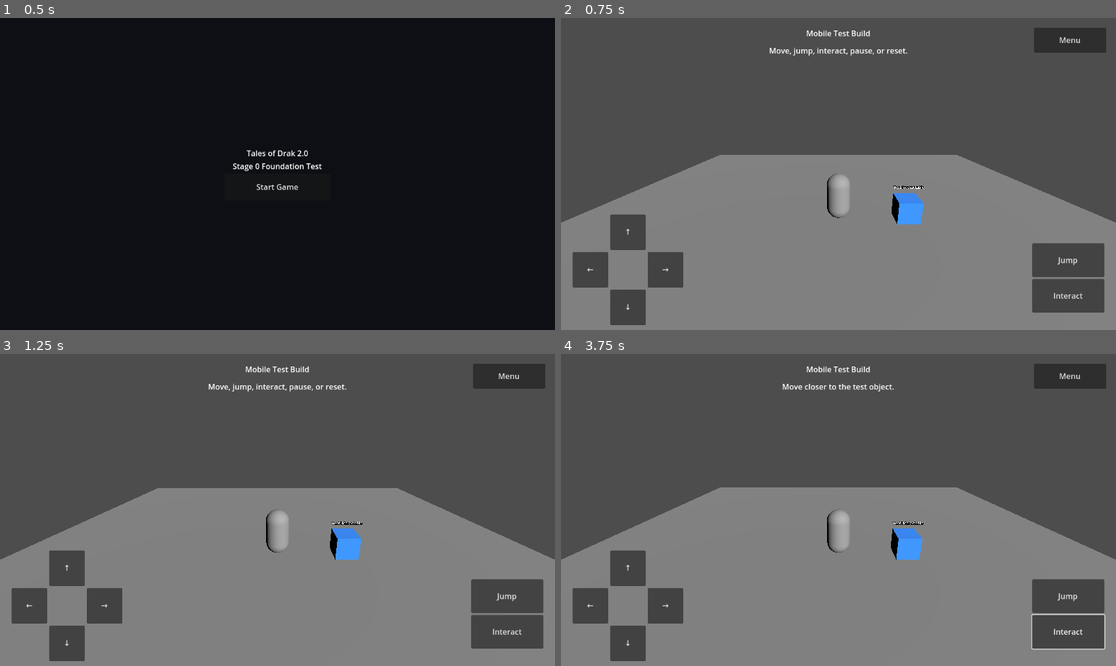
Above: before the commit, frames 1-4 (two rows, left to right).
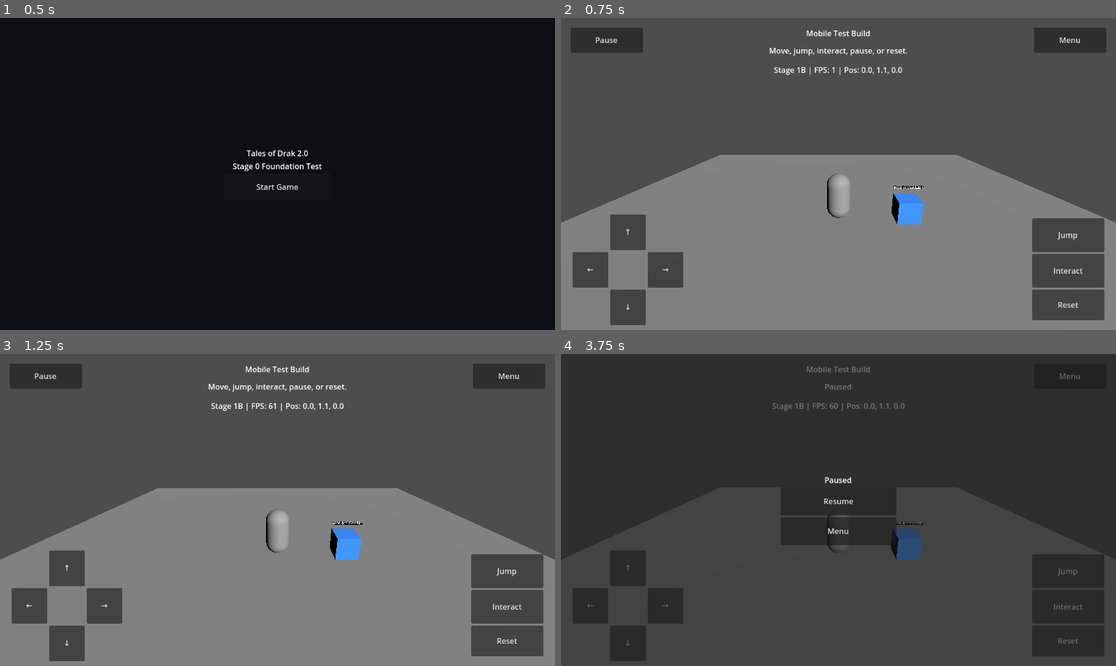
Above: after the commit, the same moments.

Repository: tristanvickery20/Tales-of-Drak-2.0
Game: Godot game, scene res://scenes/main_menu/main_menu.tscn
The game is run twice, just before and just after one commit, with the same random seed, the same clock (stepped at 60 frames per second) and the same inputs.
Inputs (mouse positions are in pixels of both pictures, inside the frame that each line leads up to):
- Up to frame 1 (0.5 s): no input
- Up to frame 2 (0.75 s): click "Start Game" at 0.5 s
- Up to frame 3 (1.25 s): no input
- Up to frame 4 (3.75 s): click "Menu" at 1.25 s; click "Start Game" at 2 s; click (1066, 641) at 2.75 s, where only the run after the commit has a clickable "Reset"; click (605, 375) at 3.5 s, where only the run after the commit has a clickable "Pause"

Frame 1 is identical in both runs. In frame 2, 3.0% of the frame differs, in the area x 1-98%, y 3-97%; in frame 3, 3.0%; in frame 4, 97%, in the area x 0-100%, y 0-100%.

Commit message:
Finish mobile debug pause reset shell

Diff:
--- a/scripts/mobile_test_controls.gd
+++ b/scripts/mobile_test_controls.gd
@@ -12,6 +12,10 @@
 var _paused := false
 
 func _ready() -> void:
+	process_mode = Node.PROCESS_MODE_ALWAYS
+	_ensure_mobile_debug_controls_exist()
+	_refresh_optional_nodes()
+
 	_connect_button("Controls/MovePad/UpButton", Vector2(0, -1))
 	_connect_button("Controls/MovePad/DownButton", Vector2(0, 1))
 	_connect_button("Controls/MovePad/LeftButton", Vector2(-1, 0))
@@ -53,6 +57,84 @@
 
 	if debug_label != null and player != null and player.has_method("get_debug_summary"):
 		debug_label.text = str(player.get_debug_summary())
+
+func _ensure_mobile_debug_controls_exist() -> void:
+	var controls := get_node_or_null("Controls") as Control
+	if controls == null:
+		return
+
+	if get_node_or_null("Controls/DebugLabel") == null:
+		var new_debug_label := Label.new()
+		new_debug_label.name = "DebugLabel"
+		new_debug_label.set_anchors_preset(Control.PRESET_TOP_WIDE)
+		new_debug_label.offset_left = 20.0
+		new_debug_label.offset_top = 96.0
+		new_debug_label.offset_right = -20.0
+		new_debug_label.offset_bottom = 130.0
+		new_debug_label.horizontal_alignment = HORIZONTAL_ALIGNMENT_CENTER
+		new_debug_label.text = "Stage 1B debug ready"
+		controls.add_child(new_debug_label)
+
+	if get_node_or_null("Controls/PauseButton") == null:
+		var new_pause_button := Button.new()
+		new_pause_button.name = "PauseButton"
+		new_pause_button.custom_minimum_size = Vector2(150, 52)
+		new_pause_button.set_anchors_preset(Control.PRESET_TOP_LEFT)
+		new_pause_button.offset_left = 20.0
+		new_pause_button.offset_top = 20.0
+		new_pause_button.offset_right = 170.0
+		new_pause_button.offset_bottom = 72.0
+		new_pause_button.text = "Pause"
+		controls.add_child(new_pause_button)
+
+	var action_buttons := get_node_or_null("Controls/ActionButtons") as VBoxContainer
+	if action_buttons != null and get_node_or_null("Controls/ActionButtons/ResetButton") == null:
+		var reset_button := Button.new()
+		reset_button.name = "ResetButton"
+		reset_button.custom_minimum_size = Vector2(150, 64)
+		reset_button.text = "Reset"
+		action_buttons.add_child(reset_button)
+
+	if get_node_or_null("Controls/PausePanel") == null:
+		var panel := Panel.new()
+		panel.name = "PausePanel"
+		panel.set_anchors_preset(Control.PRESET_FULL_RECT)
+		panel.visible = false
+		controls.add_child(panel)
+
+		var box := VBoxContainer.new()
+		box.name = "PanelBox"
+		box.set_anchors_preset(Control.PRESET_CENTER)
+		box.offset_left = -120.0
+		box.offset_top = -90.0
+		box.offset_right = 120.0
+		box.offset_bottom = 90.0
+		box.alignment = BoxContainer.ALIGNMENT_CENTER
+		panel.add_child(box)
+
+		var title := Label.new()
+		title.name = "PauseTitle"
+		title.text = "Paused"
+		title.horizontal_alignment = HORIZONTAL_ALIGNMENT_CENTER
+		box.add_child(title)
+
+		var resume_button := Button.new()
+		resume_button.name = "ResumeButton"
+		resume_button.custom_minimum_size = Vector2(220, 58)
+		resume_button.text = "Resume"
+		box.add_child(resume_button)
+
+		var menu_button := Button.new()
+		menu_button.name = "MenuButton"
+		menu_button.custom_minimum_size = Vector2(220, 58)
+		menu_button.text = "Menu"
+		box.add_child(menu_button)
+
+func _refresh_optional_nodes() -> void:
+	status_label = get_node_or_null("Controls/StatusLabel") as Label
+	debug_label = get_node_or_null("Controls/DebugLabel") as Label
+	pause_panel = get_node_or_null("Controls/PausePanel") as Control
+	pause_button = get_node_or_null("Controls/PauseButton") as Button
 
 func _connect_button(path: String, direction: Vector2) -> void:
 	var button := get_node_or_null(path)
